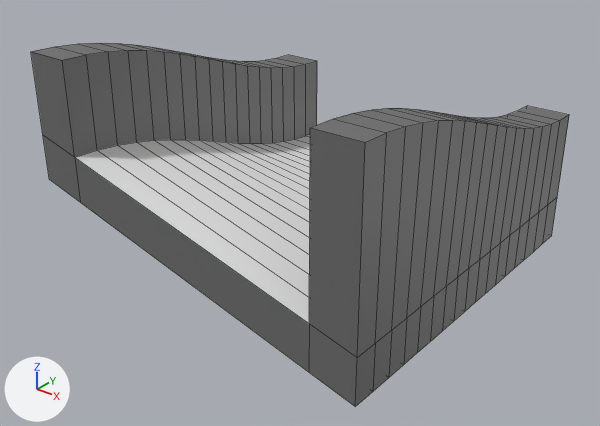
An edit to the FBX model Models/track_tileset_pieces/blockin/blockin_slanttransition32x32_left_wall_sides.fbx, drawn before and after from the same camera.
Rendered twice from a 50 mm lens placed at (4.93, -6.42, 3.86), pointed at (0.09, -0.36, 0.11). Every picture has the same lights, and +X, +Y and +Z are marked at lower left. Mesh edges are drawn as thin lines. Where no turn or scale is listed for an object, it has been applied to the vertices.

Names of what the first picture shows: 'slanttransition32x32_left_wall_sides'.
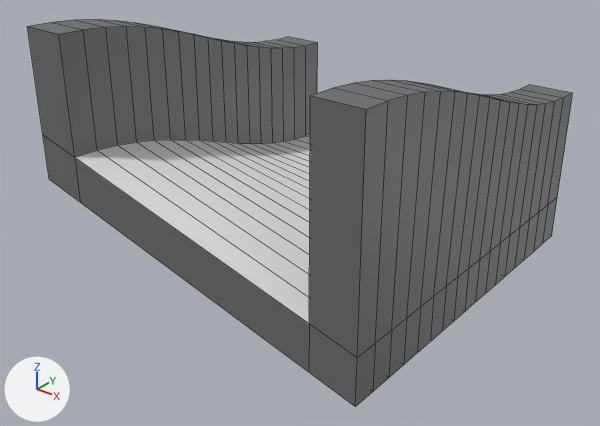
What changed in the scene script:
```text
Change me_slanttransition32x32_left_wall_sides:
    used by ob_slanttransition32x32_left_wall_sides; location = (0.0, 0.0, 0.0)
    remove me_slanttransition32x32_left_wall_sides.from_pydata(...)  # 216 vertices, 214 faces; spans x -1.92..1.92, y -1.94..1.9, z -0.48..1.8
    add me_slanttransition32x32_left_wall_sides.from_pydata(...)  # 216 vertices, 214 faces; spans x -1.92..1.92, y -1.94..1.9, z -0.48..2.04
    me_slanttransition32x32_left_wall_sides part 1: 36 of the vertices in x -1.92..-1.44, y -1.94..1.9, z 0.96..1.8 are moved by (0.0, 0.0, 0.24)
    me_slanttransition32x32_left_wall_sides part 2: all 36 vertices in x 1.44..1.92, y -1.94..1.9, z 0.96..1.8 are moved by (0.0, 0.0, 0.24)
```

What differs and where, as boxes [x1, y1, x2, y2] in the pictures (600 x 426 px; the box of a moved part takes in the faces that stretch with it):
'slanttransition32x32_left_wall_sides', reshaped (7% taller)
    before: [31, 43, 569, 407]
    after: [27, 19, 573, 407]
part 1 of me_slanttransition32x32_left_wall_sides, moved or reshaped
    before: [31, 43, 317, 157]
    after: [27, 19, 318, 157]
part 2 of me_slanttransition32x32_left_wall_sides, moved or reshaped
    before: [309, 106, 569, 358]
    after: [309, 80, 573, 358]
